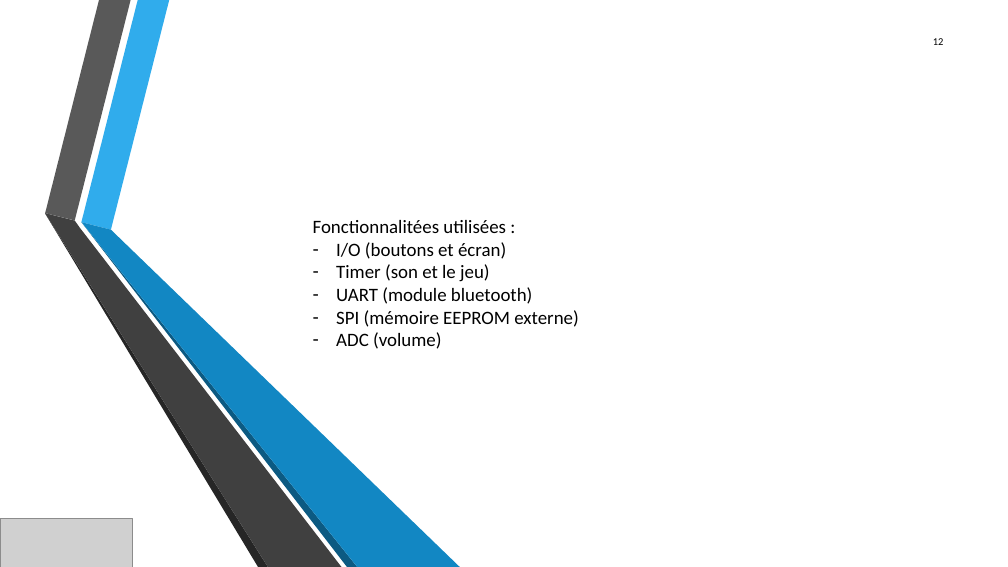
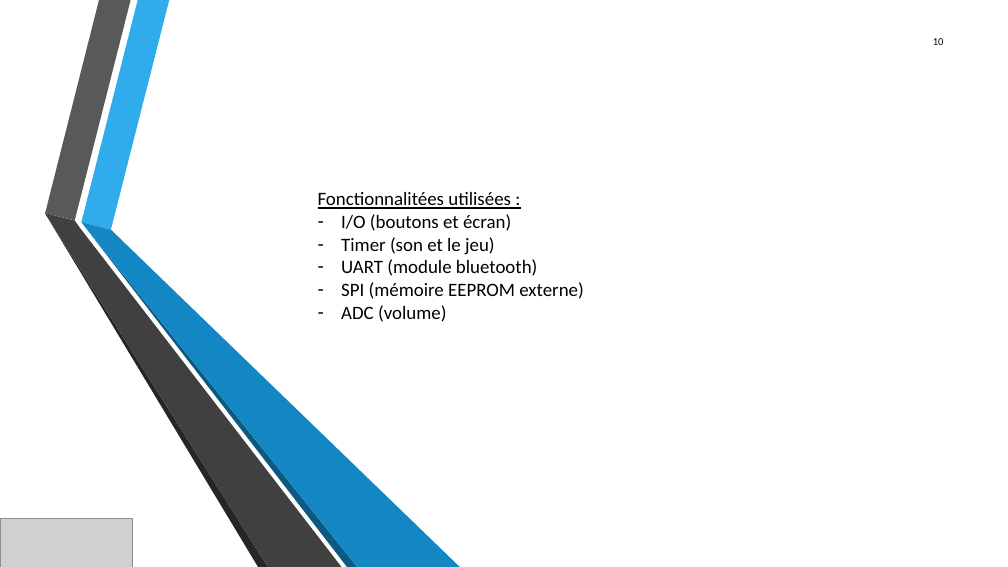
Before and after one commit to JeanSOUDIER/Bas-Niveau, a slide deck: slide 10 of Projet électif.pptx (slide 12 before the commit). Drawn at 1008x567 pixels with LibreOffice and Linux fonts; fonts in the diff are those of the drawing; grey boxes stand for pictures; background and template pictures are left out. Boxes give left, top, right and bottom in pixels: in the first picture for what was removed or moved away, otherwise in the second. Text is boxed around its words. In the diff, an @@ line names an element or a change of style, - is before the commit and + after.

```diff
--- a/Projet électif.pptx
+++ b/Projet électif.pptx
@@ page number at (933,38,944,45): text changed @@
-12
+10
@@ text "Fonctionnalitées utilisées :": place and size @@
-text "Fonctionnalitées utilisées :" at (313,220,578,349)
+text "Fonctionnalitées utilisées :" at (318,192,583,322)
@@ text at (318,192,511,209): underline on in "Fonctionnalitées utilisées :" @@
```
Also in this commit, not shown: 5 other slides changed, 5 slides added, 6 slides removed.
